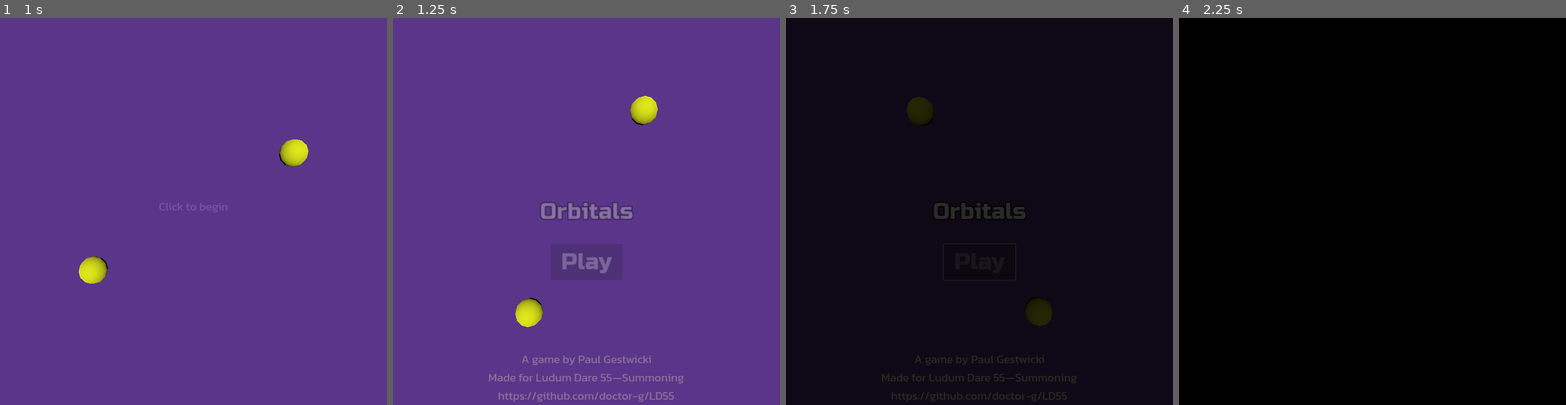
Above: before the commit, frames 1-4 (left to right).
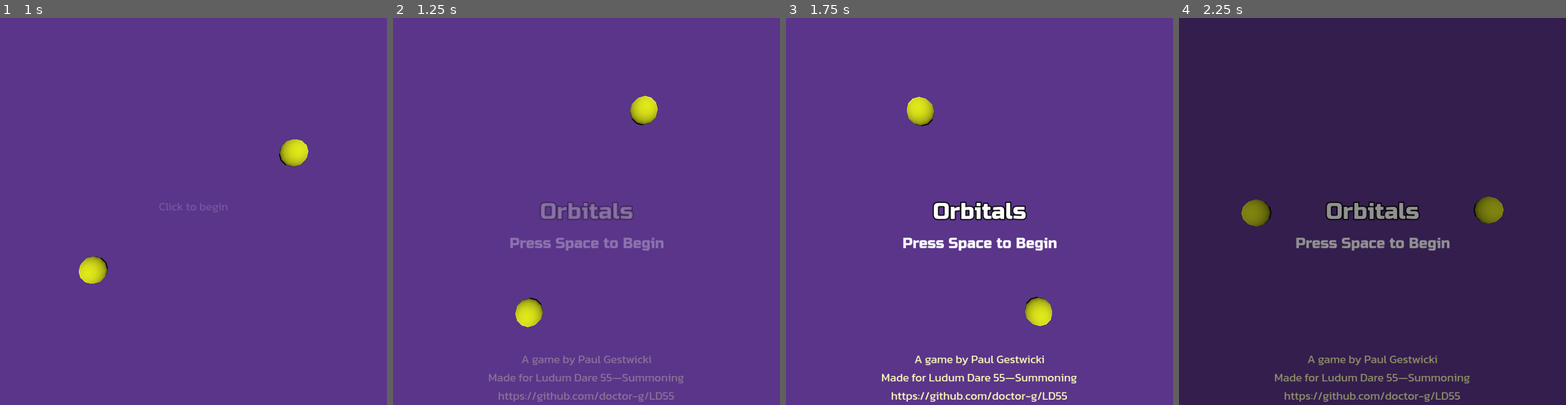
Above: after the commit, the same moments.

Repository: doctor-g/LD55
Game: Godot game, scene res://title_screen.tscn
The game is run twice, just before and just after one commit, with the same random seed, the same clock (stepped at 60 frames per second) and the same inputs.
Inputs (mouse positions are in pixels of both pictures, inside the frame that each line leads up to):
- Up to frame 1 (1 s): tap Enter at 0.5 s; drag from (193, 211) to (232, 126) at 0.52 s
- Up to frame 2 (1.25 s): no input
- Up to frame 3 (1.75 s): click (979, 261) at 1.25 s, where only the run before the commit has a clickable "Play"
- Up to frame 4 (2.25 s): tap Space (summon) at 2 s; drag from (1295, 230) to (1353, 288) at 2.02 s

Frame 1 is identical in both runs. In frame 2, 0.9% of the frame differs, in the area x 30-70%, y 56-66%; in frame 3, 100%, in the area x 0-100%, y 0-100%; in frame 4, 100%.

Commit message:
Use keyboard to start
This prevents awkward movement from mouse to keys.

Diff:
--- a/project/title_screen.gd
+++ b/project/title_screen.gd
@@ -1,6 +1,8 @@
 extends Node3D
 
 static var _use_splash := true
+
+var _ready_to_start := false
 
 func _ready() -> void:
 	if not _use_splash:
@@ -8,8 +10,13 @@
 		_show_main_ui()
 
 
-func _on_play_button_pressed() -> void:
-	%PlayButton.disabled = true
+func _input(event: InputEvent) -> void:
+	if _ready_to_start and event is InputEventKey and event.keycode == KEY_SPACE:
+		_ready_to_start = false
+		_start_game()
+
+
+func _start_game() -> void:
 	$AnimationPlayer.play("fade_out")
 	await $AnimationPlayer.animation_finished
 	get_tree().change_scene_to_file("res://world.tscn")
@@ -20,7 +27,6 @@
 
 
 func _on_splash_splash_dismissed() -> void:
-	$Music.play()
 	await create_tween().tween_property($Splash, "modulate:a", 0, 0.5).finished
 	$Splash.queue_free()
 	_show_main_ui()
@@ -28,6 +34,8 @@
 
 
 func _show_main_ui() -> void:
+	$Music.play()
 	$MainUI.visible = true
 	$MainUI.modulate.a = 0
-	create_tween().tween_property($MainUI, "modulate:a", 1, 0.5)
+	await create_tween().tween_property($MainUI, "modulate:a", 1, 0.5).finished
+	_ready_to_start = true
--- a/project/title_screen.tscn
+++ b/project/title_screen.tscn
@@ -81,22 +81,23 @@
 text = "Orbitals"
 horizontal_alignment = 1
 
-[node name="PlayButton" type="Button" parent="MainUI"]
-unique_name_in_owner = true
-custom_minimum_size = Vector2(200, 100)
+[node name="PressSpaceLabel" type="Label" parent="MainUI"]
 layout_mode = 1
 anchors_preset = 8
 anchor_left = 0.5
 anchor_top = 0.5
 anchor_right = 0.5
 anchor_bottom = 0.5
-offset_left = -74.0
-offset_top = 98.0
-offset_right = 74.0
-offset_bottom = 184.0
+offset_left = -342.5
+offset_top = 65.0
+offset_right = 343.5
+offset_bottom = 143.0
 grow_horizontal = 2
 grow_vertical = 2
-text = "Play"
+theme_override_colors/font_outline_color = Color(0, 0, 0, 1)
+theme_override_font_sizes/font_size = 40
+text = "Press Space to Begin"
+horizontal_alignment = 1
 
 [node name="Label" type="RichTextLabel" parent="MainUI"]
 layout_mode = 1
@@ -185,7 +186,6 @@
 stream = ExtResource("5_6wsy1")
 bus = &"Music"
 
-[connection signal="pressed" from="MainUI/PlayButton" to="." method="_on_play_button_pressed"]
 [connection signal="meta_clicked" from="MainUI/Label" to="." method="_on_label_meta_clicked"]
 [connection signal="gui_input" from="Splash" to="Splash" method="_on_gui_input"]
 [connection signal="splash_dismissed" from="Splash" to="." method="_on_splash_splash_dismissed"]
